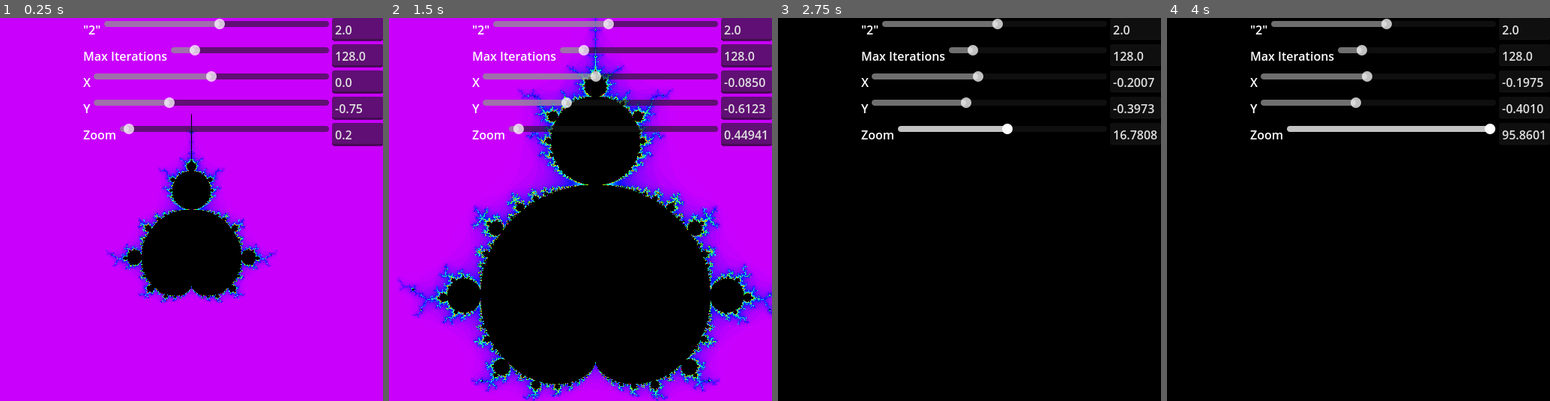
Above: before the commit, frames 1-4 (left to right).
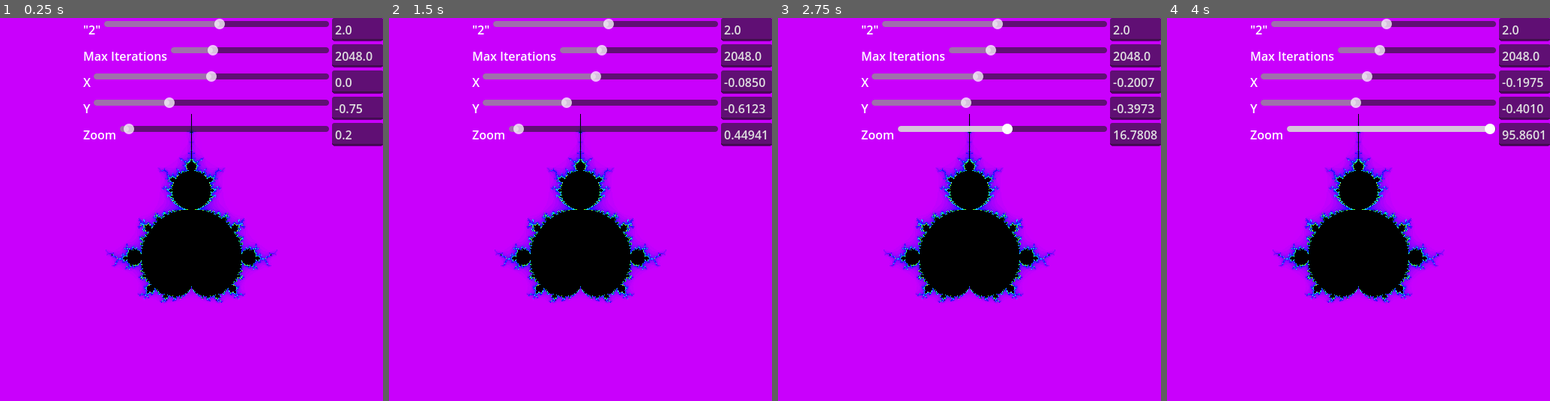
Above: after the commit, the same moments.

Repository: acerix/frastal
Game: Godot game, scene res://canvas.tscn
Two runs of this game, one before a commit and one after it. Both use one fixed random seed, a clock stepped at 60 frames per second and the inputs below.
Inputs (mouse positions are in pixels of both pictures, inside the frame that each line leads up to):
- Up to frame 1 (0.25 s): no input
- Up to frame 2 (1.5 s): tap Enter at 0.5 s; move the mouse to (664, 190) at 0.52 s; click (664, 190) at 0.67 s; tap Space at 1.25 s; drag from (503, 228) to (561, 286) at 1.27 s
- Up to frame 3 (2.75 s): move the mouse to (1007, 125) at 2.02 s; click (1007, 125) at 2.17 s
- Up to frame 4 (4 s): tap Enter at 2.75 s; drag from (1339, 286) to (1243, 152) at 2.77 s; move the mouse to (1473, 266) at 3.52 s; click (1473, 266) at 3.67 s

The runs differ from the first frame. In frame 1, 0.4% of the frame differs, in the area x 29-98%, y 7-74%; in frame 2, 40%; in frame 3, 93%, in the area x 0-100%, y 0-100%; in frame 4, 93%.
Error after the commit: Invalid call. Nonexistent function '_get_value' in base 'BoxContainer'. (res://canvas.gd:126)

Commit message:
+ui +palette flow

Diff:
--- a/project/canvas.gd
+++ b/project/canvas.gd
@@ -5,19 +5,22 @@
 @onready var zoom_slider = $Controls/Zoom
 @onready var x_slider = $Controls/X
 @onready var y_slider = $Controls/Y
+@onready var palette_flow_widget = $Controls/PalleteFlow
 
-var p = Vector2(0, -0.75)
+var p = Vector2.ZERO
 var is_dragging = false
 var drag_start_p = Vector2.ZERO
 var drag_start_mouse_pos = Vector2.ZERO
 
 var is_zooming = false
 var zoom_mag = 1.0
+var palette_offset = 0
+var t = 0.0
 
 func get_viewport_aspect_ratio():
 	var viewport_size = get_viewport_rect().size
 	if viewport_size.y == 0:
-		return 1
+		return 1.0
 	return viewport_size.x / viewport_size.y
 
 func _input(event):
@@ -88,9 +91,12 @@
 
 	zoom_slider.set_value(zoom_after)
 
-func _process(_delta):
+func _process(delta):
+	#var t = Time.get_unix_time_from_system()
+	t += delta
+
 	if is_zooming:
-		handle_zoom(get_viewport().get_mouse_position(), 32 * zoom_mag * _delta)
+		handle_zoom(get_viewport().get_mouse_position(), 32 * zoom_mag * delta)
 
 	if !is_zooming and !is_dragging:
 		p.x = x_slider.get_value()
@@ -107,15 +113,25 @@
 		x_slider.set_step(0)
 		y_slider.set_step(0)
 	else:
-		var translate_step = 1 / zoom_mag / 256
+		var translate_step = 1 / (zoom_mag * 256)
 		x_slider.set_step(translate_step)
 		y_slider.set_step(translate_step * viewport_aspect_ratio)
 
 	var zoom_step = max(zoom_mag / 2, 0.0001)
 	zoom_slider.set_step(zoom_step)
 
+	var iteration_limit = max_iterations_slider.get_value()
+	#iteration_limit += roundi(iteration_limit * sin(t)) + 2
+
+	var palette_flow = palette_flow_widget._get_value()
+	#if palette_flow != 0:
+		#palette_offset += palette_flow
+	palette_offset += roundi(palette_flow * sin(t / 8))
+
 	# update shader params
 	$".".material.set("shader_parameter/position", p)
 	$".".material.set("shader_parameter/zoom", zoom)
 	$".".material.set("shader_parameter/two_in_quotes", two_slider.get_value())
-	$".".material.set("shader_parameter/iteration_limit", max_iterations_slider.get_value())
+	#$".".material.set("shader_parameter/iteration_limit", max_iterations_slider.get_value())
+	$".".material.set("shader_parameter/iteration_limit", iteration_limit)
+	$".".material.set("shader_parameter/palette_offset", palette_offset)
--- a/project/canvas.gdshader
+++ b/project/canvas.gdshader
@@ -5,6 +5,7 @@
 uniform float viewport_aspect_ratio = 1.0;
 uniform float two_in_quotes = 2.0; // the variable "²" in "z ↦ z²+c"
 uniform int iteration_limit = 128;
+uniform int palette_offset = 0;
 uniform sampler2D palette_image;
 
 vec4 mandelbrot(vec2 c) {
@@ -34,8 +35,9 @@
 	if (abs(m.w - 1.0) < 0.0001) { // if (m.w == 1.0), but ignore floating-point errors < ε
 		return texelFetch(palette_image, ivec2(0, 0), 0).rgb;
 	}
-	vec3 color1 = texelFetch(palette_image, ivec2(1 + int(m.z) % color_count, 0), 0).rgb;
-	vec3 color2 = texelFetch(palette_image, ivec2(1 + (int(m.z) + 1) % color_count, 0), 0).rgb;
+	int mz = int(m.z) + palette_offset;
+	vec3 color1 = texelFetch(palette_image, ivec2(1 + mz % color_count, 0), 0).rgb;
+	vec3 color2 = texelFetch(palette_image, ivec2(1 + (mz + 1) % color_count, 0), 0).rgb;
 	return mix(color1, color2, fract(m.z));
 }
 
--- a/project/canvas.tscn
+++ b/project/canvas.tscn
@@ -1,9 +1,11 @@
-[gd_scene load_steps=6 format=3 uid="uid://bb46dd2vh0my8"]
+[gd_scene load_steps=8 format=3 uid="uid://bb46dd2vh0my8"]
 
 [ext_resource type="Shader" uid="uid://2uefhgdf31op" path="res://canvas.gdshader" id="1_kjx0r"]
 [ext_resource type="Texture2D" uid="uid://d23y65wyq2wah" path="res://pallete.png" id="2_15w7l"]
 [ext_resource type="Script" uid="uid://cra7dc8n20wyj" path="res://canvas.gd" id="3_n3t7b"]
 [ext_resource type="PackedScene" uid="uid://bpopfi0rmu2b3" path="res://slider_input.tscn" id="4_z8w1f"]
+[ext_resource type="Script" uid="uid://br53vabn06obk" path="res://addons/ui_widget/scripts/widget/ui_int_widget.gd" id="5_uoc13"]
+[ext_resource type="PackedScene" uid="uid://bcp22sji5o65g" path="res://addons/ui_widget/scenes/widget/ui_number_widget.tscn" id="6_d11g6"]
 
 [sub_resource type="ShaderMaterial" id="ShaderMaterial_be7m5"]
 shader = ExtResource("1_kjx0r")
@@ -12,6 +14,7 @@
 shader_parameter/viewport_aspect_ratio = 1.0
 shader_parameter/two_in_quotes = 2.0
 shader_parameter/iteration_limit = 69
+shader_parameter/palette_offset = 0
 shader_parameter/palette_image = ExtResource("2_15w7l")
 
 [node name="Canvas" type="ColorRect"]
@@ -47,9 +50,9 @@
 layout_mode = 2
 label = "Max Iterations"
 min_value = 1.0
-max_value = 1024.0
+max_value = 8194.0
 step = 1.0
-value = 128.0
+value = 2048.0
 
 [node name="X" parent="Controls" instance=ExtResource("4_z8w1f")]
 layout_mode = 2
@@ -73,3 +76,14 @@
 max_value = 32.0
 step = 0.1
 value = 0.2
+
+[node name="PalleteFlow" type="BoxContainer" parent="Controls"]
+layout_mode = 2
+script = ExtResource("5_uoc13")
+min_value = -50.0
+max_value = 50.0
+step = 1.0
+scene = ExtResource("6_d11g6")
+property_name = "pallete_flow"
+view_name = "Pallete Flow"
+metadata/_custom_type_script = "uid://br53vabn06obk"
--- a/project/project.godot
+++ b/project/project.godot
@@ -35,7 +35,10 @@
 window/size/viewport_height=511
 window/size/mode=3
 window/stretch/aspect="expand"
-window/vsync/vsync_mode=0
+
+[editor_plugins]
+
+enabled=PackedStringArray("res://addons/ui_widget/plugin.cfg")
 
 [gui]
 
Not shown, added: .gitmodules
Not shown, added: project/addons/ui_widget
